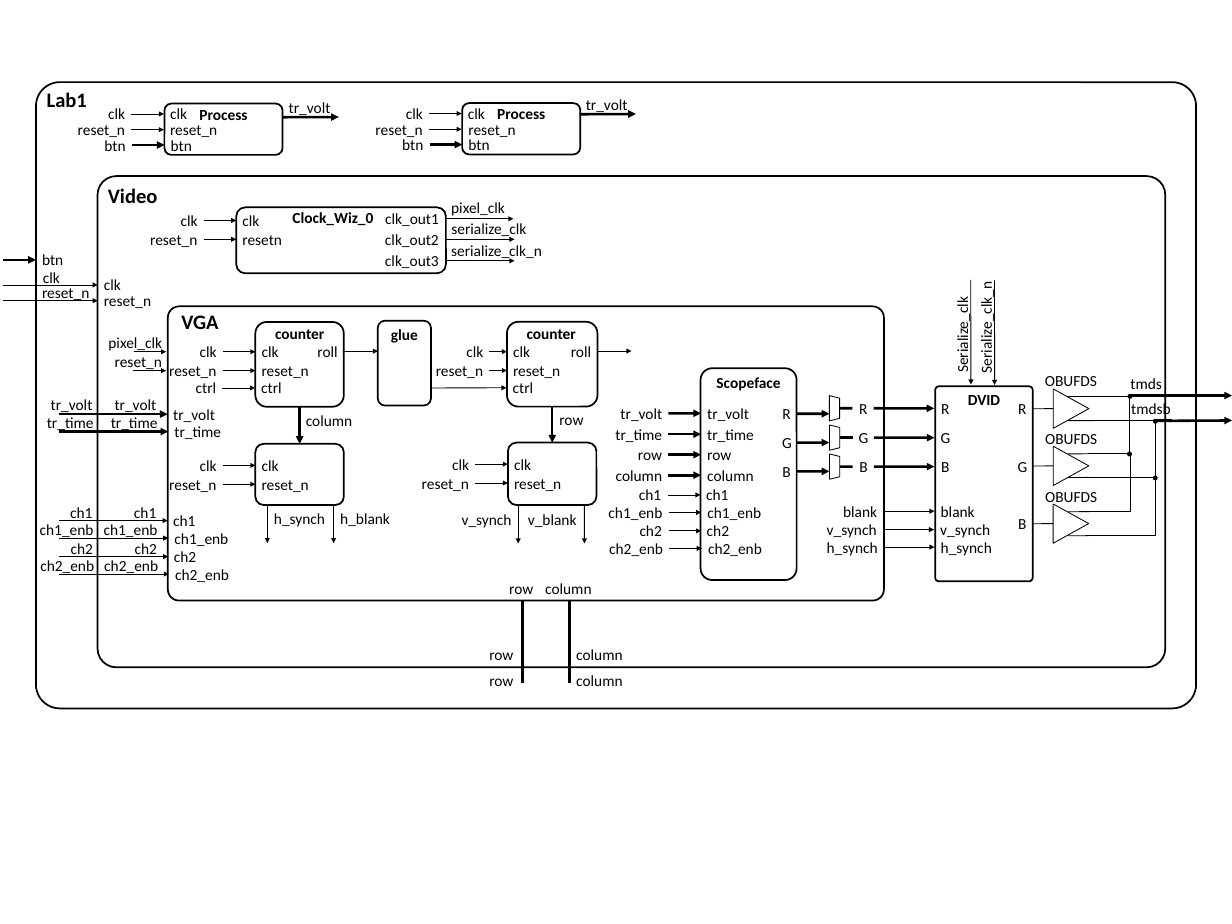
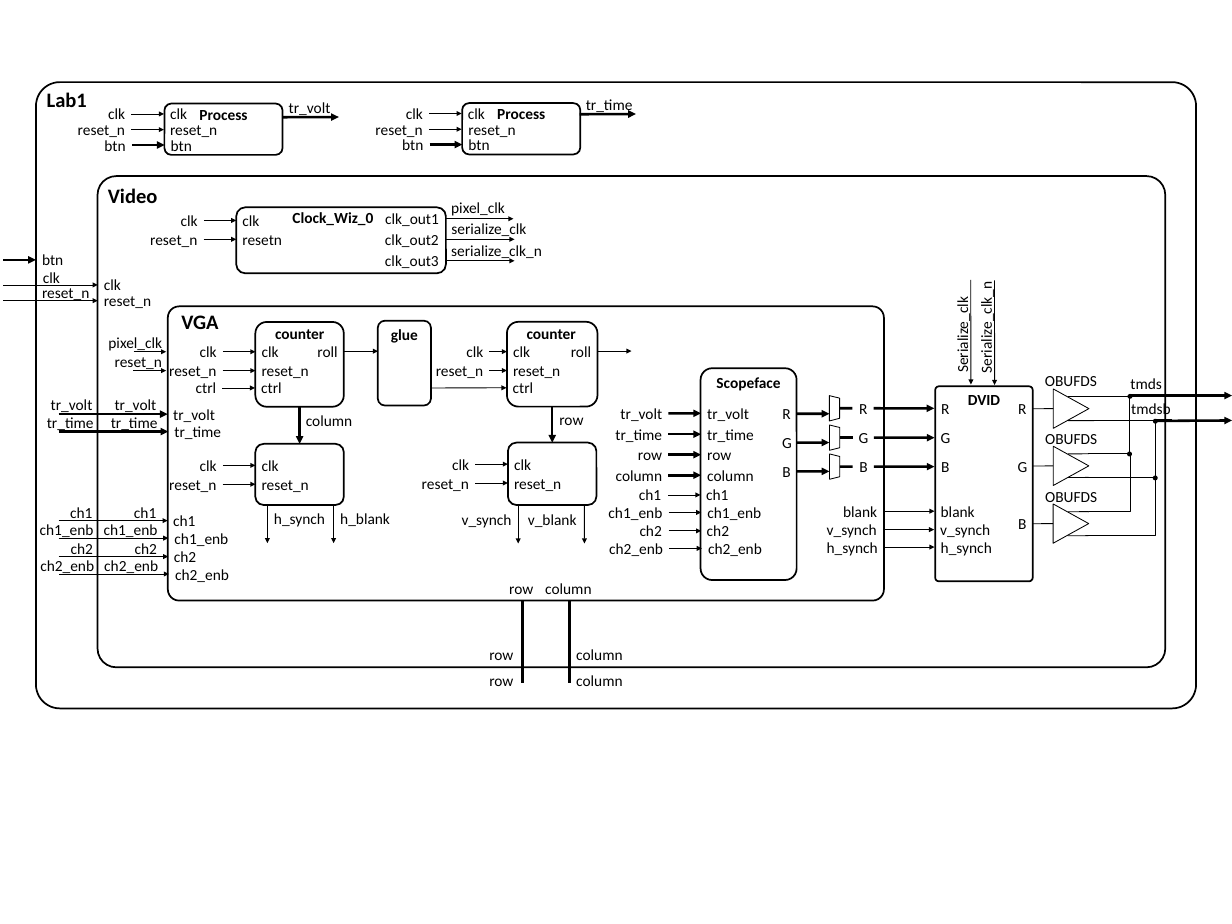
Before and after one commit to jfalkinburg/ECE383_web, a slide deck: slide 1 of lab/lab1/ECE383_Lab1_Block_Diagram.pptx. Drawn at 1232x924 pixels with LibreOffice and Linux fonts; fonts in the diff are those of the drawing. Boxes give left, top, right and bottom in pixels: in the first picture for what was removed or moved away, otherwise in the second. Text is boxed around its words. In the diff, an @@ line names an element or a change of style, - is before the commit and + after.

Commit message:
Updating minor errors on the Lab 1 and Lab 2 block diagrams one last time.

```diff
--- a/lab/lab1/ECE383_Lab1_Block_Diagram.pptx
+++ b/lab/lab1/ECE383_Lab1_Block_Diagram.pptx
@@ text at (x1=586, y1=99, x2=633, y2=115): text changed @@
-tr_volt
+tr_time
```
Also in this commit, not shown: 5 other files.
